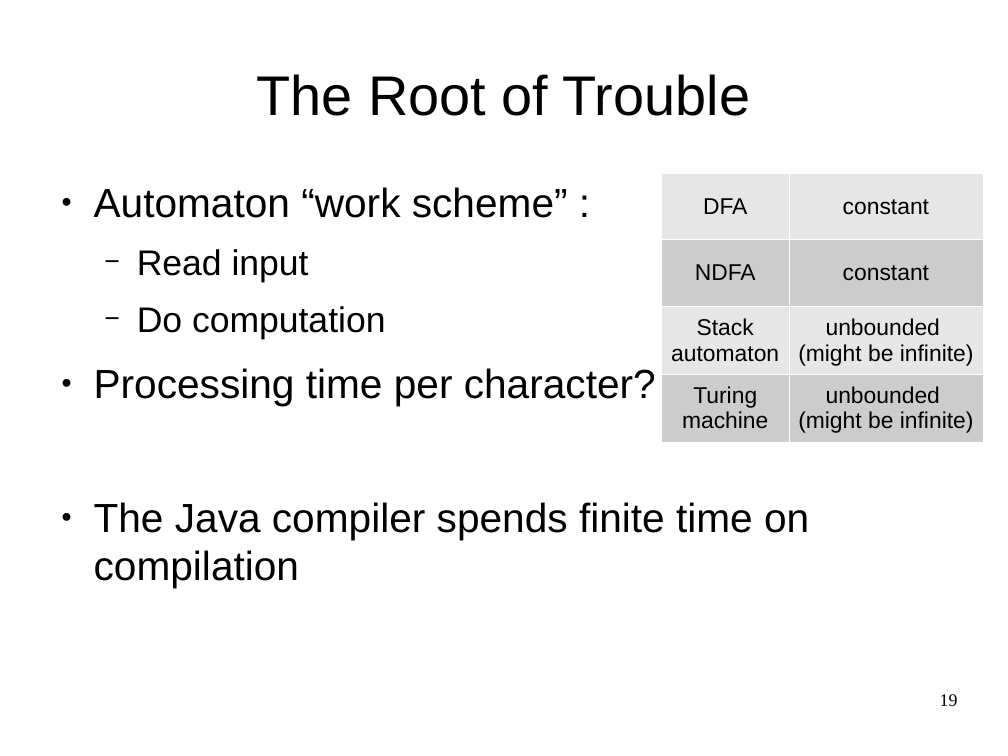
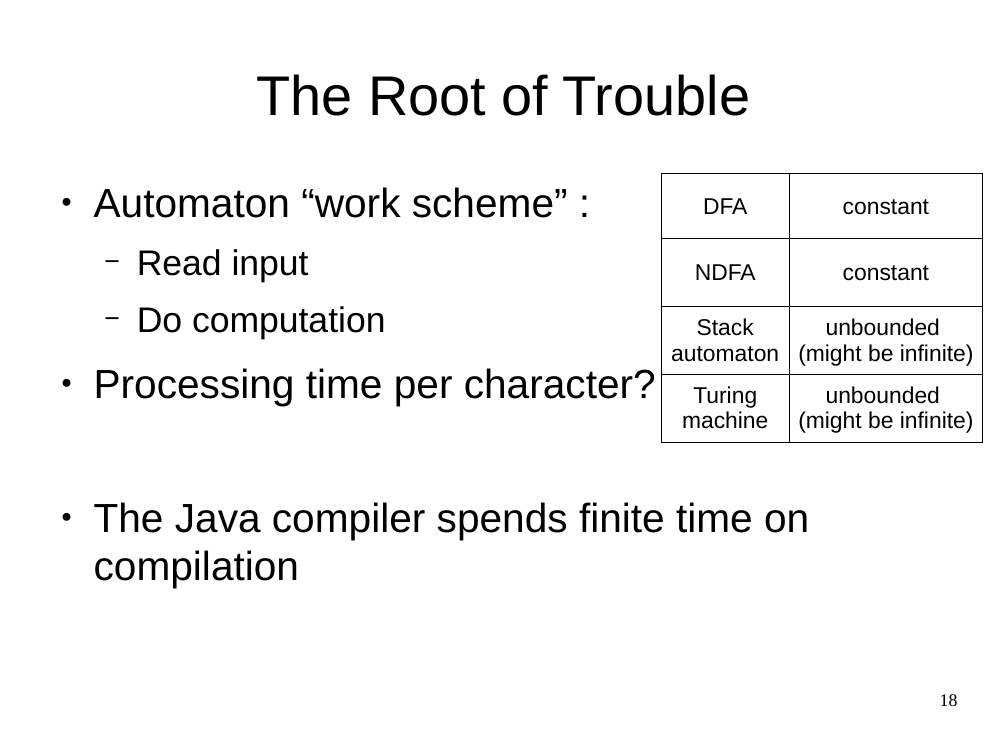
Before and after one commit to OriRoth/fling, a slide deck: slide 18 of Manuscripts/Thesis Seminar/Thesis Seminar.odp (slide 19 before the commit). Drawn at 1008x756 pixels with LibreOffice and Linux fonts; fonts in the diff are those of the drawing. Boxes give left, top, right and bottom in pixels: in the first picture for what was removed or moved away, otherwise in the second. Text is boxed around its words. In the diff, an @@ line names an element or a change of style, - is before the commit and + after.

```diff
--- a/Manuscripts/Thesis Seminar/Thesis Seminar.odp
+++ b/Manuscripts/Thesis Seminar/Thesis Seminar.odp
@@ table at box(661, 174, 983, 443) @@
@@ fill #E6E6E6 to none in 4 cells @@
@@ fill #CCCCCC to none in 4 cells @@
@@ borders changed @@
@@ page number at box(940, 694, 958, 706): text changed @@
-19
+18
```
Also in this commit, not shown: 6 other slides changed.
